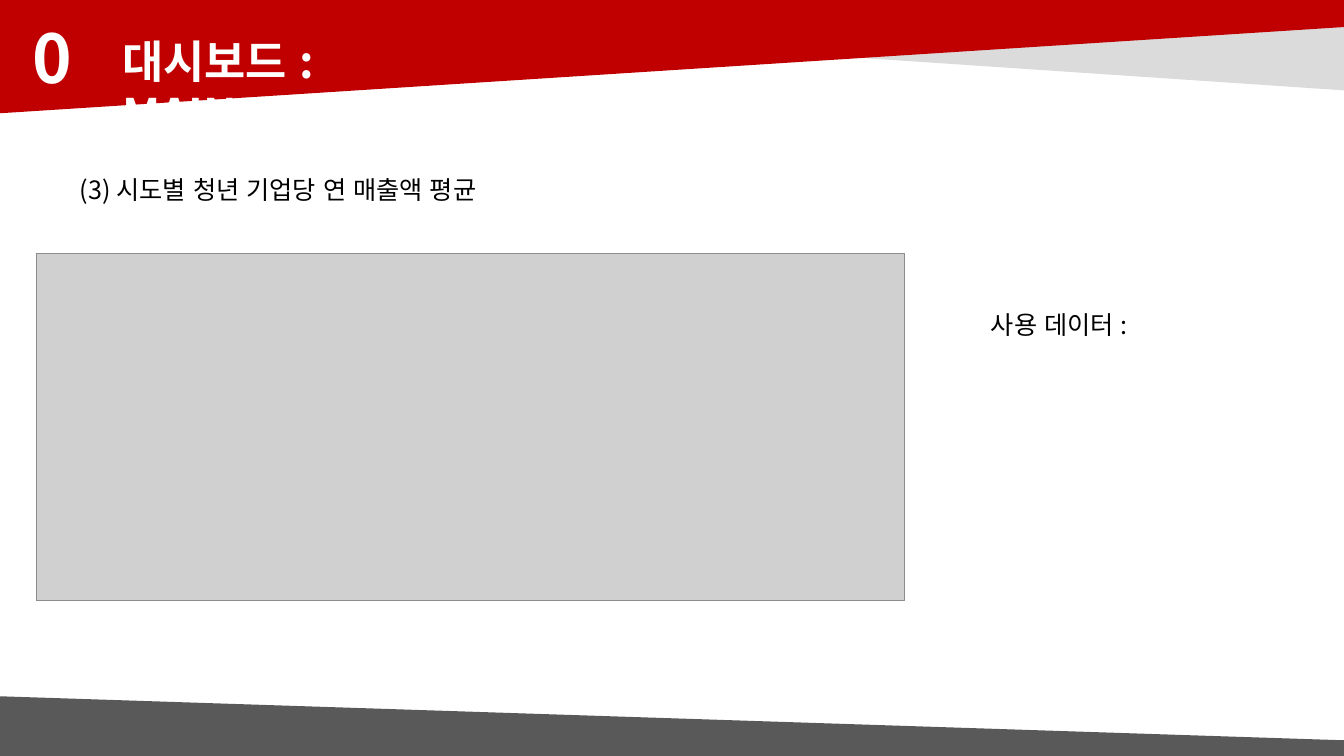
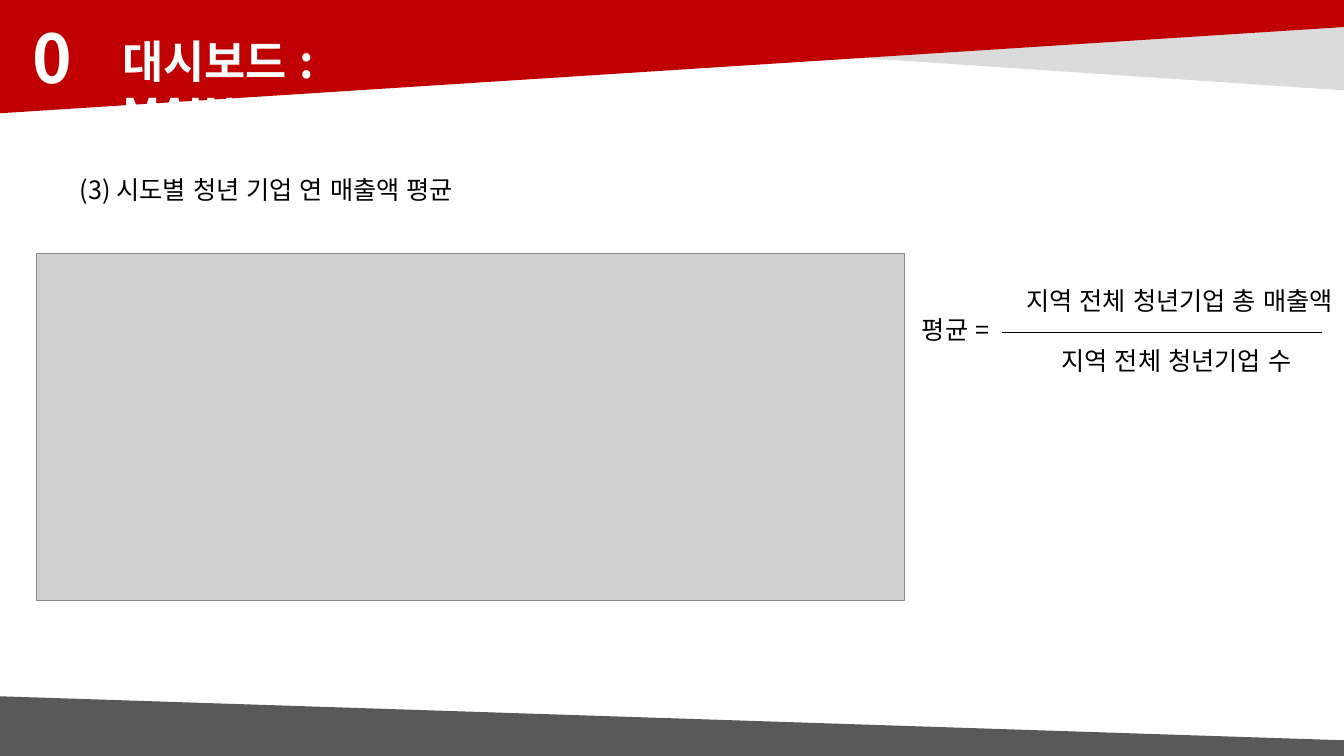
Before and after one commit to hj-10/-, a slide deck: slide 16 of 빅데이터분석_디엠_발표자료.pptx. Drawn at 1344x756 pixels with LibreOffice and Linux fonts; fonts in the diff are those of the drawing; grey boxes stand for pictures. Boxes give left, top, right and bottom in pixels: in the first picture for what was removed or moved away, otherwise in the second. Text is boxed around its words. In the diff, an @@ line names an element or a change of style, - is before the commit and + after.

```diff
--- a/빅데이터분석_디엠_발표자료.pptx
+++ b/빅데이터분석_디엠_발표자료.pptx
@@ text at <box>80,178,453,204</box>: text changed @@
-(3) 시도별 청년 기업당 연 매출액 평균
+(3) 시도별 청년 기업 연 매출액 평균
@@ text added at <box>1026,289,1333,372</box>, 18 pt, text #000000 @@
+지역 전체 청년기업 총 매출액
+지역 전체 청년기업 수
@@ text added at <box>922,318,968,341</box>, 18 pt, text #000000 @@
+평균 =
@@ text removed at <box>991,313,1114,336</box> @@
-사용 데이터 :
@@ line added from (1002, 332) to (1322, 332), #000000 0.5 pt @@
```
Also in this commit, not shown: 4 other slides changed, 1 slide added.
